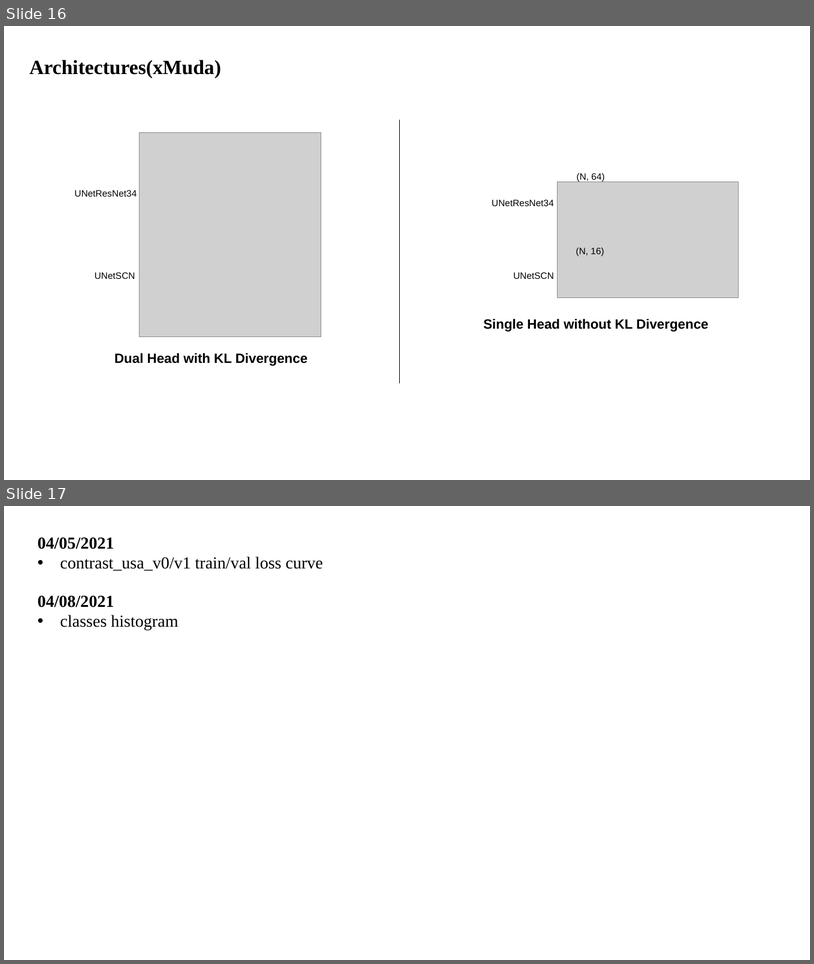
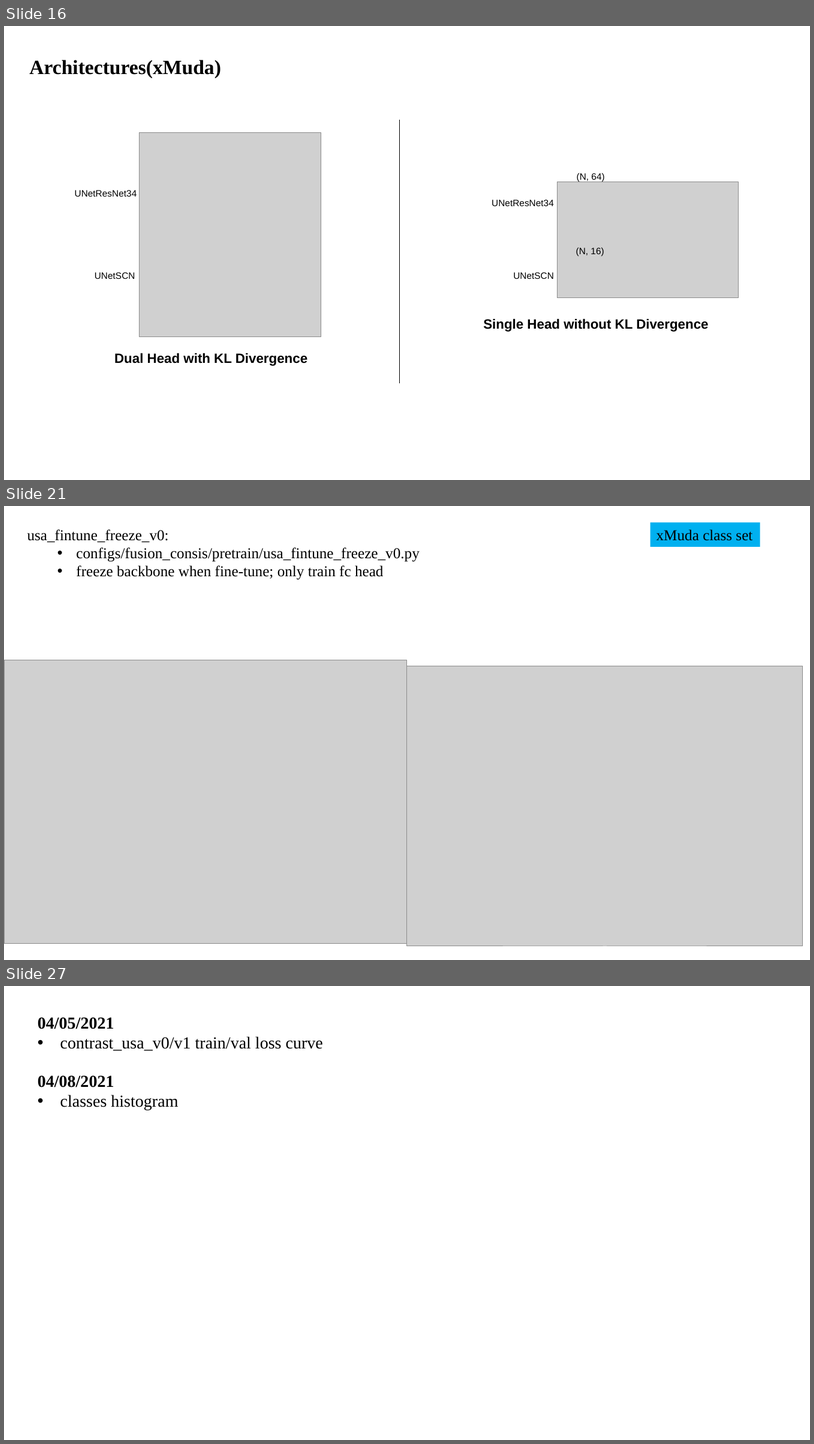
Before and after one commit to XYHC-MMDA/Multi-modal-Multi-task-DA, a slide deck: demo/latest.pptx. Shown one above the other, each under a label of ours: slides 16 and 17 before the commit, slides 16, 21 and 27 after it; the slides between them are not shown. The pictures are 814x964 and 814x1444 pixels, drawn with LibreOffice and Linux fonts; fonts in the diff are those of the drawing; grey boxes stand for pictures. Boxes give left, top, right and bottom in pixels: in the first picture for what was removed or moved away, otherwise in the second. Text is boxed around its words. In the diff, an @@ line names an element or a change of style, - is before the commit and + after.

```diff
--- a/demo/latest.pptx
+++ b/demo/latest.pptx
@@ slide 21 added at [4, 506, 810, 960], background #FFFFFF @@
@@ rectangle added at [651, 522, 760, 547], fill #00B0F0, 18 pt, text #000000 @@
+xMuda class set
@@ text added at [27, 529, 419, 580], 18 pt, text #000000 @@
+usa_fintune_freeze_v0:
+  • configs/fusion_consis/pretrain/usa_fintune_freeze_v0.py
+  • freeze backbone when fine-tune; only train fc head
@@ picture added at [4, 660, 408, 943] @@
@@ picture added at [408, 666, 804, 946] @@
@@ what was slide 17 is now slide 27 @@
```
Also in this commit, not shown: 2 slides changed, 9 other slides added, 9 other files.
